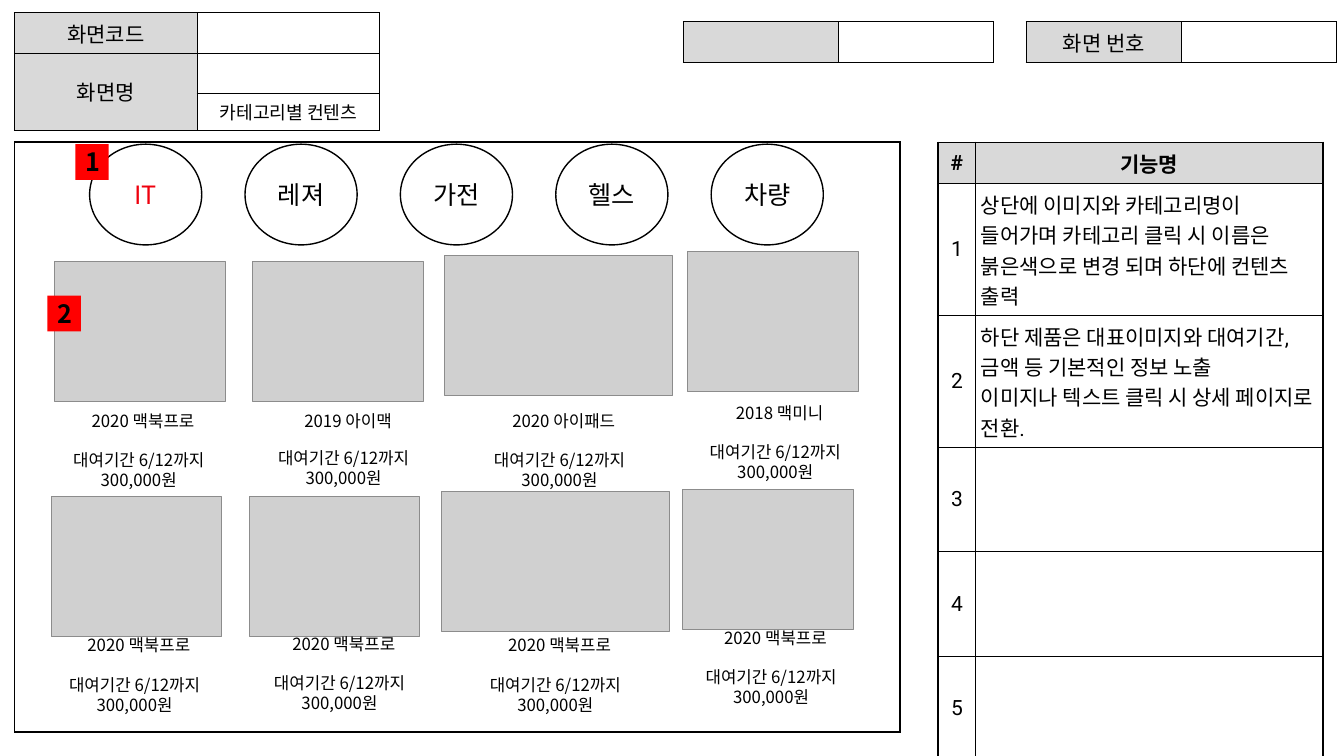
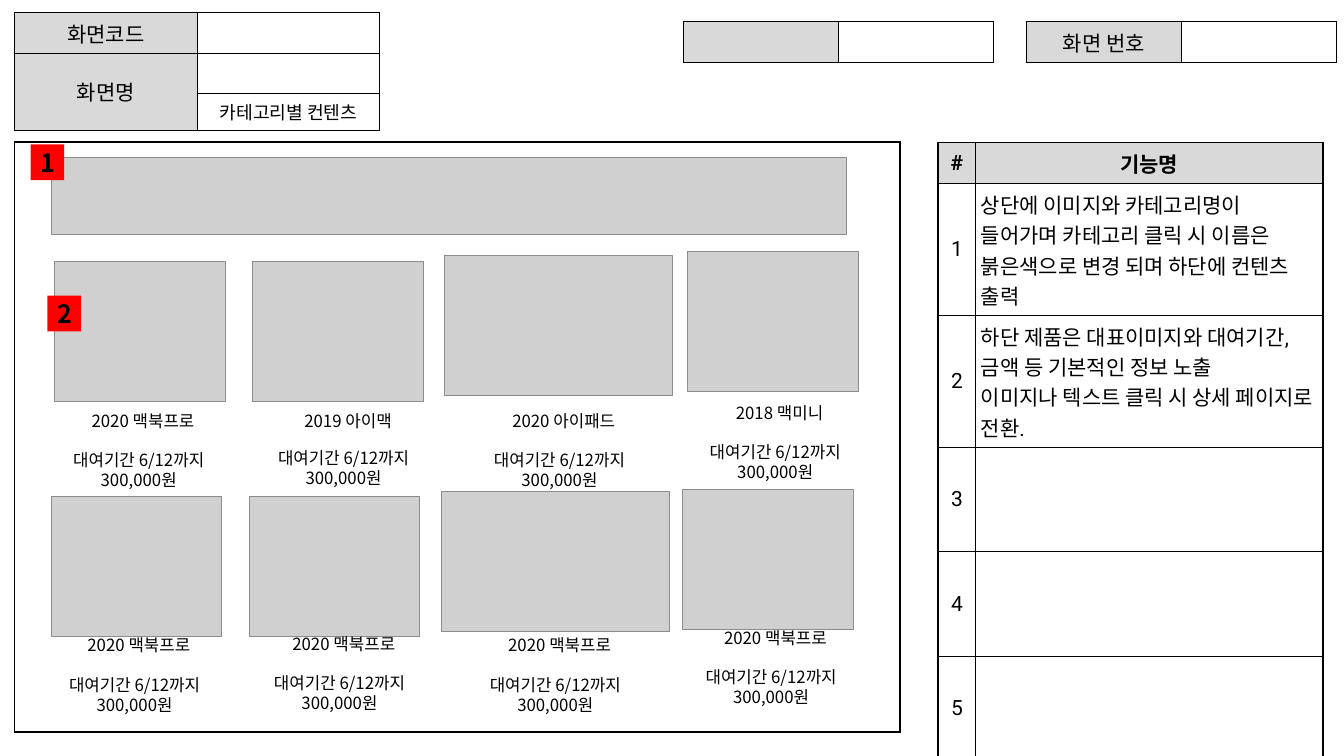
Before and after one commit to ezenteam2/RentalEquip, a slide deck: slide 4 of 0 발표용 파워포인트/project04 - 파워포인트 종합 - 용승.pptx. Drawn at 1344x756 pixels with LibreOffice and Linux fonts; fonts in the diff are those of the drawing; grey boxes stand for pictures. Boxes give left, top, right and bottom in pixels: in the first picture for what was removed or moved away, otherwise in the second. Text is boxed around its words. In the diff, an @@ line names an element or a change of style, - is before the commit and + after.

```diff
--- a/0 발표용 파워포인트/project04 - 파워포인트 종합 - 용승.pptx
+++ b/0 발표용 파워포인트/project04 - 파워포인트 종합 - 용승.pptx
@@ rectangle: place and size @@
-rectangle at [76, 144, 109, 179]
+rectangle at [30, 144, 64, 179]
@@ text "1": place and size @@
-text "1" at [85, 152, 100, 171]
+text "1" at [41, 153, 56, 172]
@@ ellipse removed at [90, 144, 202, 245] @@
@@ ellipse removed at [245, 144, 357, 245] @@
@@ ellipse removed at [400, 144, 512, 245] @@
@@ ellipse removed at [556, 144, 667, 245] @@
@@ ellipse removed at [712, 144, 824, 245] @@
@@ picture added at [51, 157, 847, 234] @@
@@ text removed at [134, 185, 156, 204] @@
-IT
@@ text removed at [278, 183, 324, 206] @@
-레져
@@ text removed at [433, 183, 479, 206] @@
-가전
@@ text removed at [589, 183, 635, 206] @@
-헬스
@@ text removed at [744, 183, 790, 206] @@
-차량
```
Also in this commit, not shown: 3 other slides changed, 1 slide added, 2 other files.
